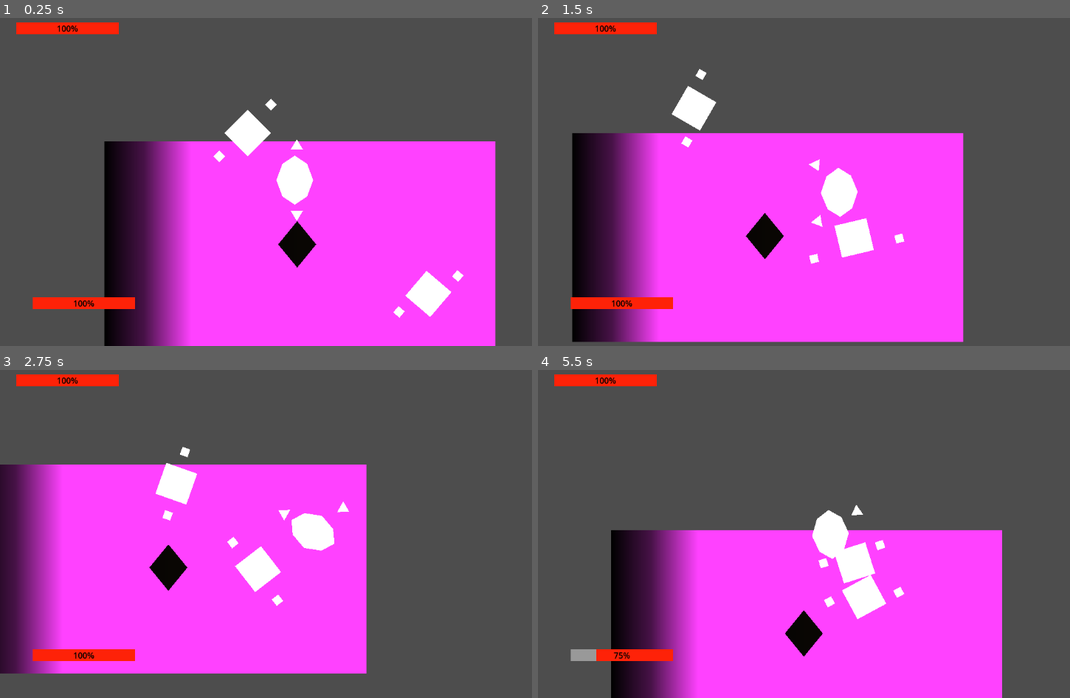
Above: before the commit, frames 1-4 (two rows, left to right).
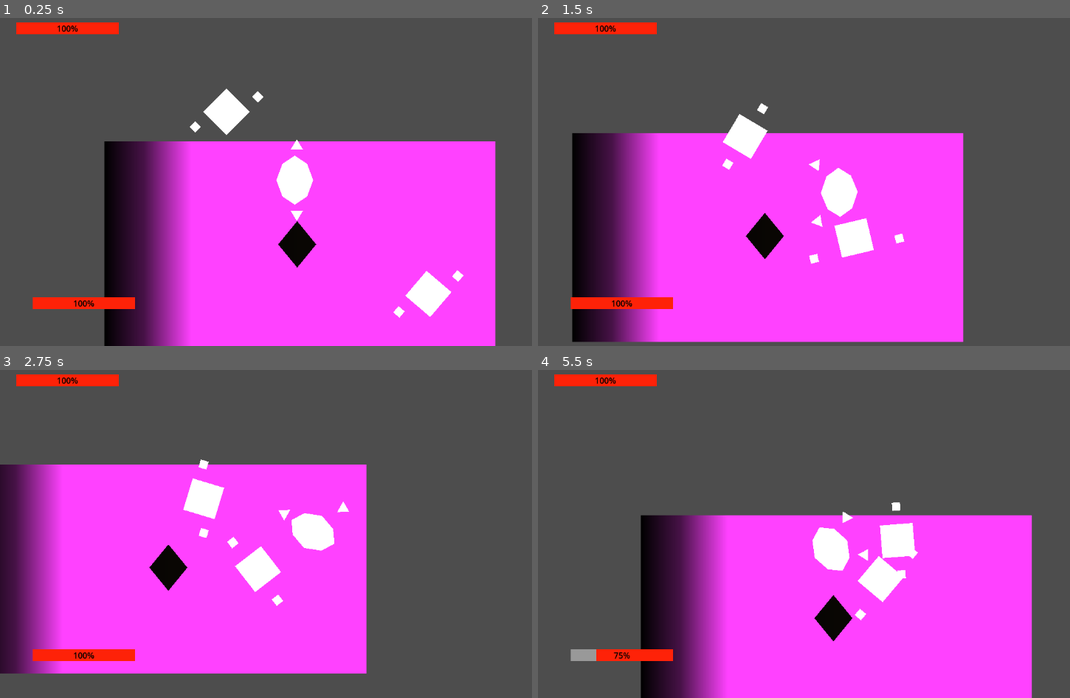
Above: after the commit, the same moments.

Repository: CatalinVini/TopDownGeometryCombatGame
Game: Godot game, scene res://World.tscn
The game is run twice, just before and just after one commit, with the same random seed, the same clock (stepped at 60 frames per second) and the same inputs.
Inputs (mouse positions are in pixels of both pictures, inside the frame that each line leads up to):
- Up to frame 1 (0.25 s): no input
- Up to frame 2 (1.5 s): move the mouse to (963, 162) at 0.52 s; hold D (right) 0.53-1.28 s; click (963, 162) at 0.6 s; right-click (963, 162) at 0.8 s; move the mouse to (713, 195) at 1.27 s; hold S (down) from 1.28 s (still down); right-click (713, 195) at 1.35 s
- Up to frame 3 (2.75 s): tap Space (grab) at 1.55, 2.1 s; move the mouse to (351, 458) at 2.02 s; release S (down) at 2.03 s; hold D (right) from 2.03 s (still down); click (351, 458) at 2.3 s
- Up to frame 4 (5.5 s): move the mouse to (804, 599) at 2.77 s; release D (right) at 2.78 s; hold W (up) 2.78-3.53 s; click (804, 599) at 2.85 s; right-click (804, 599) at 3.05 s; move the mouse to (1011, 583) at 3.52 s; hold A (left) 3.53-5.03 s; right-click (1011, 583) at 3.6 s; tap Space (grab) at 3.8, 4.35 s; move the mouse to (655, 481) at 4.27 s; click (655, 481) at 4.55 s; move the mouse to (862, 530) at 5.02 s; hold S (down) from 5.03 s (still down); click (862, 530) at 5.1 s; right-click (862, 530) at 5.3 s

The runs differ from the first frame. In frame 1, 1.3% of the frame differs, in the area x 35-53%, y 21-44%; in frame 2, 1.4%; in frame 3, 1.4%; in frame 4, 20%, in the area x 13-93%, y 40-100%.

Commit message:
Grab&Throw_System
Throwing system needs further work for throwing while moving on opposite direction of the aiming

Diff:
--- a/CharacterPlayer.tscn
+++ b/CharacterPlayer.tscn
@@ -365,6 +365,46 @@
 
 [sub_resource type="Animation" id="Animation_opd46"]
 length = 0.001
+tracks/0/type = "value"
+tracks/0/imported = false
+tracks/0/enabled = true
+tracks/0/path = NodePath("Hand L:position")
+tracks/0/interp = 1
+tracks/0/loop_wrap = true
+tracks/0/keys = {
+"times": PackedFloat32Array(0),
+"transitions": PackedFloat32Array(1),
+"update": 0,
+"values": [Vector2(150, -16)]
+}
+
+[sub_resource type="Animation" id="Animation_f243m"]
+resource_name = "Throw"
+length = 0.3
+tracks/0/type = "value"
+tracks/0/imported = false
+tracks/0/enabled = true
+tracks/0/path = NodePath("Hand L:position")
+tracks/0/interp = 1
+tracks/0/loop_wrap = true
+tracks/0/keys = {
+"times": PackedFloat32Array(0, 0.0666667, 0.133333, 0.2, 0.3),
+"transitions": PackedFloat32Array(1, 1, 1, 1, 1),
+"update": 0,
+"values": [Vector2(150, -16), Vector2(250, -16), Vector2(240, -180), Vector2(88, -150), Vector2(8, -136)]
+}
+tracks/1/type = "value"
+tracks/1/imported = false
+tracks/1/enabled = true
+tracks/1/path = NodePath("Hand R:position")
+tracks/1/interp = 1
+tracks/1/loop_wrap = true
+tracks/1/keys = {
+"times": PackedFloat32Array(0, 0.0666667, 0.133333, 0.2, 0.3),
+"transitions": PackedFloat32Array(1, 1, 1, 1, 1),
+"update": 0,
+"values": [Vector2(150, 16), Vector2(250, 16), Vector2(240, 180), Vector2(88, 150), Vector2(8, 136)]
+}
 
 [sub_resource type="AnimationLibrary" id="AnimationLibrary_kxtsn"]
 _data = {
@@ -376,7 +416,8 @@
 &"Idle": SubResource("Animation_kxtsn"),
 &"Move": SubResource("Animation_pgxrt"),
 &"Pull": SubResource("Animation_q5ktn"),
-&"RESET": SubResource("Animation_opd46")
+&"RESET": SubResource("Animation_opd46"),
+&"Throw": SubResource("Animation_f243m")
 }
 
 [node name="Node2D" type="Node2D"]
@@ -416,7 +457,7 @@
 polygon = PackedVector2Array(57.4286, 55, 38.2858, 103.425, -8.64781e-20, 128.006, -38.2858, 103.425, -57.4286, 55, -38.2858, 6.08384, -8.64781e-20, -18.006, 38.2858, 6.08384)
 
 [node name="Hand L" type="Polygon2D" parent="PlayerCharacterBody2D"]
-position = Vector2(280, -16)
+position = Vector2(150, -16)
 rotation = 3.14159
 offset = Vector2(96, 23.87)
 polygon = PackedVector2Array(-120, -40, -72, -40, -96, 9.53674e-07)
@@ -433,7 +474,7 @@
 position = Vector2(-9.99996, -16)
 
 [node name="Hand R" type="Polygon2D" parent="PlayerCharacterBody2D"]
-position = Vector2(280, 16)
+position = Vector2(150, 16)
 offset = Vector2(96, 23.87)
 polygon = PackedVector2Array(-120, -40, -72, -40, -96, 9.53674e-07)
 
@@ -505,6 +546,10 @@
 
 [node name="Timer_pull" type="Timer" parent="."]
 wait_time = 0.5
+one_shot = true
+
+[node name="Timer_throw" type="Timer" parent="."]
+wait_time = 0.3
 one_shot = true
 
 [connection signal="body_entered" from="PlayerCharacterBody2D/Hand L/AreaHandL2D" to="PlayerCharacterBody2D" method="_on_area_hand_l_2d_body_entered"]
@@ -517,3 +562,4 @@
 [connection signal="timeout" from="Timer_grab" to="PlayerCharacterBody2D" method="_on_timer_grab_timeout"]
 [connection signal="timeout" from="Timer_grab_connected" to="PlayerCharacterBody2D" method="_on_timer_grab_connected_timeout"]
 [connection signal="timeout" from="Timer_pull" to="PlayerCharacterBody2D" method="_on_timer_pull_timeout"]
+[connection signal="timeout" from="Timer_throw" to="PlayerCharacterBody2D" method="_on_timer_throw_timeout"]
--- a/EnemyCharacter.tscn
+++ b/EnemyCharacter.tscn
@@ -194,7 +194,6 @@
 
 [sub_resource type="Animation" id="Animation_16xks"]
 resource_name = "Move"
-loop_mode = 1
 tracks/0/type = "value"
 tracks/0/imported = false
 tracks/0/enabled = true
@@ -439,6 +438,10 @@
 one_shot = true
 
 [node name="EnemyTimerGetParried" type="Timer" parent="."]
+one_shot = true
+
+[node name="EnemyTimerThrown" type="Timer" parent="."]
+wait_time = 0.3
 one_shot = true
 
 [connection signal="area_entered" from="EnemyCharacterBody2D/DetectionArea2D" to="EnemyCharacterBody2D" method="_on_detection_area_2d_area_entered"]
@@ -450,3 +453,4 @@
 [connection signal="timeout" from="EnemyTimerRetreat" to="EnemyCharacterBody2D" method="_on_enemy_timer_retreat_timeout"]
 [connection signal="timeout" from="EnemyTimerGetHurt" to="EnemyCharacterBody2D" method="_on_enemy_timer_get_hurt_timeout"]
 [connection signal="timeout" from="EnemyTimerGetParried" to="EnemyCharacterBody2D" method="_on_enemy_timer_get_parried_timeout"]
+[connection signal="timeout" from="EnemyTimerThrown" to="EnemyCharacterBody2D" method="_on_enemy_timer_thrown_timeout"]
--- a/character_body_2d.gd
+++ b/character_body_2d.gd
@@ -12,7 +12,8 @@
 @onready var timer_grab = $"../Timer_grab"
 @onready var timer_grab_connected = $"../Timer_grab_connected"
 @onready var timer_pull = $"../Timer_pull"
-
+@onready var timer_throw = $"../Timer_throw"
+@onready var marker_hand = $"Hand L/Marker2D"
 @onready var areaparry = $AreaParry2D
 @onready var raycast = $RayCast2D
 
@@ -24,6 +25,7 @@
 var grab_state = false
 var pull_state = false
 var clinch_state = false
+var throw_state = false
 var in_buffer = false
 var action_to_block_transition = false
 var present_action = "new"
@@ -43,6 +45,8 @@
 var EnemyArray
 var enemy_body_ID
 var enemy_area_ID
+var enemy_raycast_collided
+
 
 func _ready() -> void:
 	EnemySquare = get_tree().get_first_node_in_group("Enemy")
@@ -58,6 +62,7 @@
 	attack()
 	block()
 	grab()
+	throw()
 	get_hurt()
 	Global_variables_functions.player_position = get_position()
 
@@ -70,9 +75,9 @@
 
 	velocity = input_direction * speed
 
-	if (input_direction) && (attack_state == false) && (block_state == false) && (grab_state == false) && (pull_state == false) && (clinch_state == false):
+	if (input_direction) && (attack_state == false) && (block_state == false) && (grab_state == false) && (pull_state == false) && (clinch_state == false) && (throw_state == false):
 		animation.play("Move")
-	elif (input_direction == some_zero) && (attack_state == false) && (block_state == false) && (grab_state == false) && (pull_state == false) && (clinch_state == false):
+	elif (input_direction == some_zero) && (attack_state == false) && (block_state == false) && (grab_state == false) && (pull_state == false) && (clinch_state == false) && (throw_state == false):
 		animation.play("Idle")
 
 
@@ -94,7 +99,7 @@
 
 func attack():
 
-	if (Input.is_action_just_pressed("attack")) && (attack_state == false) && (block_state == false) && (grab_state == false) && (pull_state == false):
+	if (Input.is_action_just_pressed("attack")) && (attack_state == false) && (block_state == false) && (grab_state == false) && (pull_state == false) && (clinch_state == false) && (throw_state == false):
 		attack_seq()
 	if (Input.is_action_just_pressed("attack")):
 		left_click_number = left_click_number + 1
@@ -117,7 +122,11 @@
 
 	attack_state = false
 	grab_state = false
-	#print("Block")
+	pull_state = false
+	clinch_state = false
+	throw_state = false
+	enemy_raycast_collided = null
+	timer_pull.stop()
 	animation.stop()
 	animation.play("Block")
 	timer_attack.stop()
@@ -155,7 +164,7 @@
 
 func grab():
 
-	if (Input.is_action_just_pressed("grab")) && (block_state == false) && (attack_state == false) && (grab_state == false) && (pull_state == false):
+	if (Input.is_action_just_pressed("grab")) && (block_state == false) && (attack_state == false) && (grab_state == false) && (pull_state == false) && (clinch_state == false) && (throw_state == false):
 		grab_seq()
 
 	if (Input.is_action_just_pressed("grab")):
@@ -176,6 +185,17 @@
 		EnemySquare.attack_hit = false
 		#print ("Player Hurt")
 		HitPoints -= damage_per_hit
+
+
+func throw():
+
+	if (Input.is_action_just_pressed("grab")) && ((pull_state == true) || (clinch_state == true)):
+		pull_state = false
+		clinch_state = false
+		throw_state = true
+		timer_pull.stop()
+		animation.play("Throw")
+		timer_throw.start(0.3)
 
 
 func buffer():
@@ -268,6 +288,7 @@
 func _on_timer_grab_connected_timeout() -> void:
 
 	if (raycast.is_colliding()):
+		enemy_raycast_collided = raycast.get_collider()
 		grab_state = false
 		pull_state = true
 		timer_grab.stop()
@@ -281,3 +302,8 @@
 	pull_state = false
 	clinch_state = true
 	animation.play("Clinch")
+
+
+func _on_timer_throw_timeout() -> void:
+	throw_state = false
+	enemy_raycast_collided = null
--- a/enemy_script.gd
+++ b/enemy_script.gd
@@ -13,6 +13,8 @@
 var retreat_state = false
 var hurt_state = false
 var parried_state = false
+var grabbed_state = false
+var thrown_state = false
 var area_detection = false
 var attack_connected = false
 var attack_area_collided = false
@@ -30,7 +32,7 @@
 @onready var Player = get_tree().get_first_node_in_group("Player")
 @onready var Player_array = get_tree().get_nodes_in_group("Player")
 @onready var enemy_timer_get_parried = $"../EnemyTimerGetParried"
-
+@onready var enemy_timer_thrown = $"../EnemyTimerThrown"
 
 func _ready():
 
@@ -40,17 +42,21 @@
 	zero_momentum.y = 0
 	#print(self)
 	#print(enemy_detection_area2d)
+	player_pos = Player.get_global_position()
+	enemy_pos = get_global_position()
 
 func _physics_process(delta: float) -> void:
 
 	move()
 	enemy_hurt()
+	enemy_grabbed()
+	enemy_thrown()
 	move_and_slide()
 
 
 func move():
 
-	if (detection == false) && (attack_state == false) && (retreat_state == false) && (hurt_state == false) && (parried_state == false):
+	if (detection == false) && (attack_state == false) && (retreat_state == false) && (hurt_state == false) && (parried_state == false) && (grabbed_state == false) && (thrown_state == false):
 		enemy_position = get_global_position()
 		look_at(Global_variables_functions.player_position)
 		direction = Global_variables_functions.player_position - enemy_position
@@ -82,7 +88,7 @@
 
 	#print("Player:", Player.enemy_area_ID, " Enemy: ", enemy_detection_area2d)
 
-	if((Player.block_state == true)&&(hurt_state == false))&&((area_detection == true)):
+	if((Player.block_state == true) && (hurt_state == false)) && ((area_detection == true)):
 		print("PARRIED")
 		Player.successfull_parry = false
 		parried_state = true
@@ -96,9 +102,40 @@
 		enemy_timer_get_parried.start(1)
 
 
+func enemy_grabbed():
+
+	if ((Player.grab_state == true) || (Player.pull_state == true) || (Player.clinch_state == true)) && (Player.enemy_raycast_collided == self) && (thrown_state == false):
+		grabbed_state = true
+		attack_state = false
+		animation.stop()
+		enemy_timer_attack.stop()
+		enemy_timer_hit.stop()
+		look_at(Global_variables_functions.player_position)
+		set_global_position(Player.marker_hand.global_position)
+	else:
+		grabbed_state = false
+
+
+func enemy_thrown():
+
+	if (Player.throw_state == true) && (Player.enemy_raycast_collided == self):
+		thrown_state = true
+		grabbed_state = false
+		corect_retreat_direction()
+		print(retreat_pos)
+		player_pos = Player.get_global_position()
+		enemy_pos = get_global_position()
+
+		if (Player.velocity != Vector2.ZERO):
+			velocity = (enemy_pos - player_pos) + Player.velocity * 3
+		else:
+			velocity = (enemy_pos - player_pos) * 3
+
+		enemy_timer_thrown.start(0.3)
+
 func attack_seq():
 
-	if (hurt_state == false) && (parried_state == false):
+	if (hurt_state == false) && (parried_state == false) && (grabbed_state == false) && (thrown_state == false):
 		velocity = zero_momentum
 		attack_state = true
 		animation.play("Attack")
@@ -110,6 +147,7 @@
 
 
 func corect_retreat_direction():
+
 	if(player_pos.x < enemy_pos.x) && (player_pos.y < enemy_pos.y):
 		retreat_pos = Vector2(1,1)
 
@@ -128,7 +166,7 @@
 
 func _on_area_2d_body_entered(body: Node2D) -> void:
 
-	if (body.name == Player.name):
+	if (body.name == Player.name) && (grabbed_state == false) && (thrown_state == false):
 		attack_seq()
 
 
@@ -195,3 +233,7 @@
 func _on_enemy_timer_get_parried_timeout() -> void:
 	parried_state = false
 	enemy_detection_area2d.monitoring = true
+
+
+func _on_enemy_timer_thrown_timeout() -> void:
+	thrown_state = false
--- a/world.gd
+++ b/world.gd
@@ -15,6 +15,6 @@
 
 func inst():
 	var instance = enemy.instantiate()
-	pos = Vector2(-200,-200)
+	pos = Vector2(-300,-300)
 	instance.position = pos
 	add_child(instance)
Not shown: 1 places in CharacterPlayer.tscn that only renumber resources
